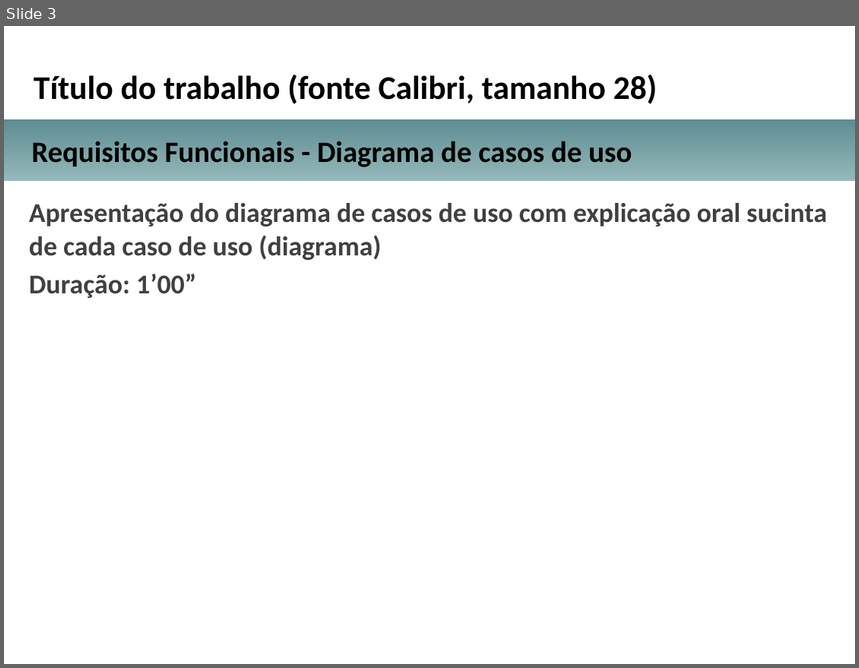
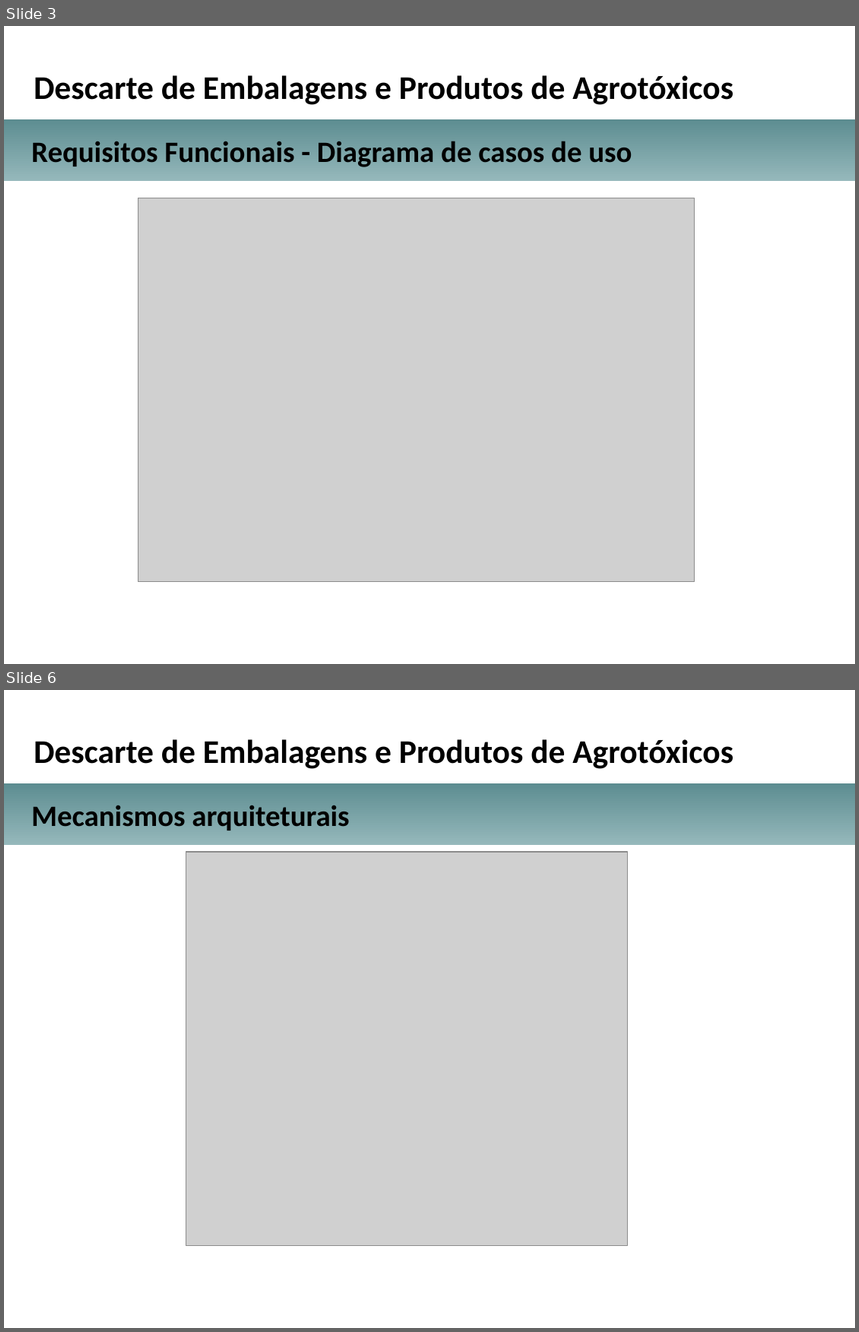
Before and after one commit to michellerodrigues/AgendamentoLambda, a slide deck: docs_tcc/apresentacao_projeto_arquitetural_TCC.pptx. Shown one above the other, each under a label of ours: slide 3 before the commit, slides 3 and 6 after it; the slides between them are not shown. The pictures are 859x668 and 859x1332 pixels, drawn with LibreOffice and Linux fonts; fonts in the diff are those of the drawing; grey boxes stand for pictures; background and template pictures are left out. Boxes give left, top, right and bottom in pixels: in the first picture for what was removed or moved away, otherwise in the second. Text is boxed around its words. In the diff, an @@ line names an element or a change of style, - is before the commit and + after.

```diff
--- a/docs_tcc/apresentacao_projeto_arquitetural_TCC.pptx
+++ b/docs_tcc/apresentacao_projeto_arquitetural_TCC.pptx
@@ slide 6 added at (4, 690, 855, 1328), background picture (left out) @@
@@ text added at (34, 739, 734, 769), 28 pt, text #000000, bold @@
+Descarte de Embalagens e Produtos de Agrotóxicos
@@ rectangle added at (4, 783, 855, 846), fill gradient #95B8BB to #5D8D91 @@
@@ text added at (31, 806, 349, 831), 25 pt, text #000000, bold @@
+Mecanismos arquiteturais
@@ picture added at (186, 852, 628, 1246) @@
@@ slide 3 changed as well @@
@@ text at (34, 75, 734, 105): text changed @@
-Título do trabalho (fonte Calibri, tamanho 28)
+Descarte de Embalagens e Produtos de Agrotóxicos
@@ text removed at (29, 203, 827, 298) @@
-Apresentação do diagrama de casos de uso com explicação oral sucinta de cada caso de uso (diagrama)
-Duração: 1’00”
@@ picture added at (138, 198, 694, 582) @@
```
Also in this commit, not shown: 3 other slides changed, 6 other slides added, 7 slides removed, 1 other file.
